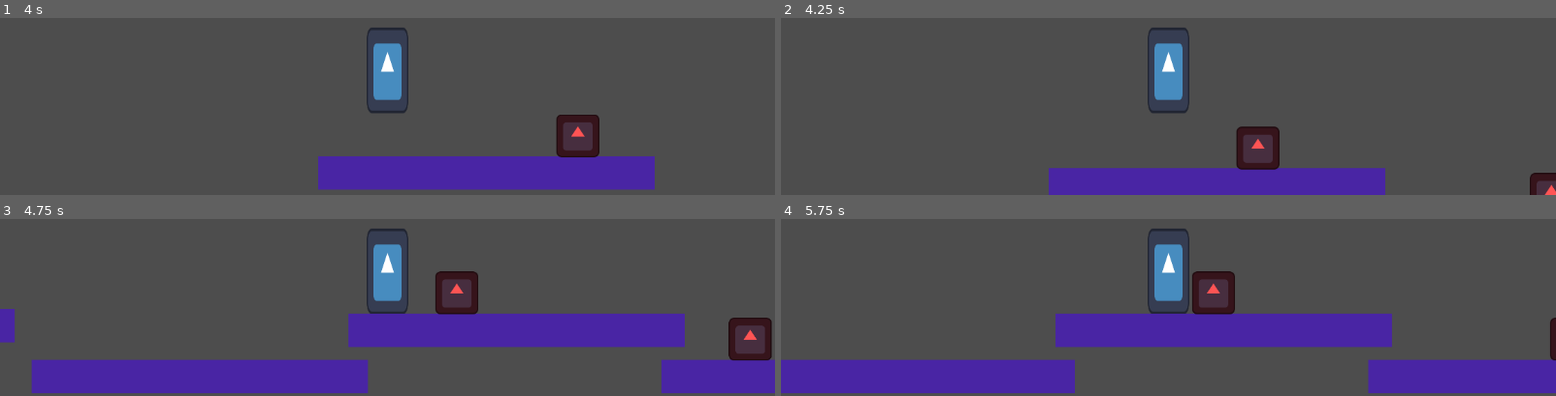
Above: before the commit, frames 1-4 (two rows, left to right).
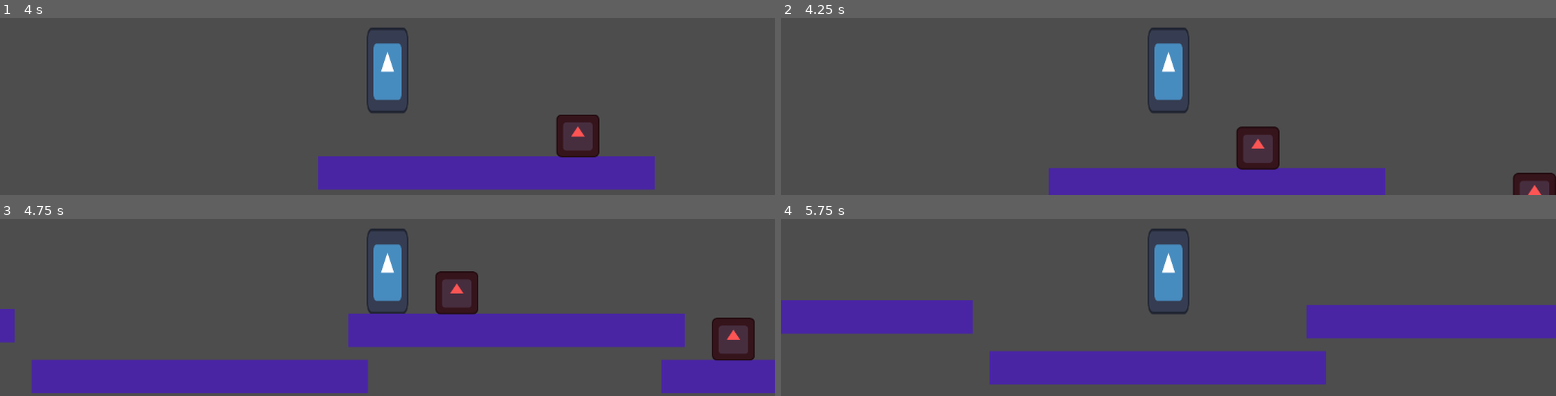
Above: after the commit, the same moments.

Repository: nayutalienx/project768
Game: Godot game, scene res://scenes/world.tscn
The game is run twice, just before and just after one commit, with the same random seed, the same clock (stepped at 60 frames per second) and the same inputs. The engine's default icon, where the game draws it, is replaced by a stand-in: a white triangle on a blue panel in a dark square.
Inputs:
- Up to frame 1 (4 s): tap Enter (ui_accept) at 0.5, 0.77, 1.52, 3.02, 3.77 s; hold Right (ui_right) 0.53-2.03 s; hold Left (ui_left) 2.03-2.78 s; hold Right (ui_right) from 2.78 s (still down)
- Up to frame 2 (4.25 s): keep holding Right (ui_right)
- Up to frame 3 (4.75 s): release Right (ui_right) at 4.28 s; hold Left (ui_left) from 4.28 s (still down); tap Enter (ui_accept) at 4.52 s
- Up to frame 4 (5.75 s): release Left (ui_left) at 5.03 s; hold Right (ui_right) from 5.03 s (still down)

Frame 1 is identical in both runs. In frame 2, 0.4% of the frame differs, in the area x 94-100%, y 87-100%; in frame 3, 1.4%; in frame 4, 35%, in the area x 0-100%, y 29-99%.

Commit message:
Added death from enemy

Diff:
--- a/project.godot
+++ b/project.godot
@@ -15,6 +15,11 @@
 config/features=PackedStringArray("4.3", "GL Compatibility")
 config/icon="res://icon.svg"
 
+[global_group]
+
+player=""
+enemy=""
+
 [rendering]
 
 renderer/rendering_method="gl_compatibility"
--- a/scenes/enemy_simple.tscn
+++ b/scenes/enemy_simple.tscn
@@ -8,7 +8,10 @@
 
 [sub_resource type="RectangleShape2D" id="RectangleShape2D_oxby5"]
 
-[node name="enemy_simple" type="CharacterBody2D"]
+[sub_resource type="RectangleShape2D" id="RectangleShape2D_qe8td"]
+size = Vector2(20, 21.2064)
+
+[node name="enemy_simple" type="CharacterBody2D" groups=["enemy"]]
 script = ExtResource("1_hd7p3")
 
 [node name="Sprite2D" type="Sprite2D" parent="."]
@@ -21,11 +24,11 @@
 position = Vector2(0, -32.5)
 shape = SubResource("RectangleShape2D_oa0gj")
 
-[node name="Area2D" type="Area2D" parent="."]
+[node name="EnemyHeadArea" type="Area2D" parent="."]
 position = Vector2(0, -67)
 scale = Vector2(1, 0.24)
 
-[node name="CollisionShape2D" type="CollisionShape2D" parent="Area2D"]
+[node name="CollisionShape2D" type="CollisionShape2D" parent="EnemyHeadArea"]
 scale = Vector2(3.04, 1)
 shape = SubResource("RectangleShape2D_oxby5")
 
@@ -36,3 +39,13 @@
 [node name="FallRaycast_2" type="RayCast2D" parent="."]
 position = Vector2(34, -9)
 target_position = Vector2(0, 20)
+
+[node name="EnemyAttackArea" type="Area2D" parent="."]
+position = Vector2(0, -32)
+scale = Vector2(3.38474, 2.94474)
+
+[node name="CollisionShape2D" type="CollisionShape2D" parent="EnemyAttackArea"]
+position = Vector2(0, 0.603215)
+shape = SubResource("RectangleShape2D_qe8td")
+
+[connection signal="body_entered" from="EnemyAttackArea" to="." method="_on_enemy_attack_area_body_entered"]
--- a/scenes/player.tscn
+++ b/scenes/player.tscn
@@ -5,7 +5,7 @@
 
 [sub_resource type="RectangleShape2D" id="RectangleShape2D_d23jt"]
 
-[node name="Player" type="CharacterBody2D"]
+[node name="Player" type="CharacterBody2D" groups=["player"]]
 script = ExtResource("1_3vljo")
 
 [node name="Sprite2D" type="Sprite2D" parent="."]
--- a/scenes/world.tscn
+++ b/scenes/world.tscn
@@ -25,4 +25,4 @@
 position = Vector2(1159, 506)
 
 [node name="enemy_simple2" parent="." instance=ExtResource("3_kssy4")]
-position = Vector2(1571, 587)
+position = Vector2(1597, 577)
--- a/scripts/enemy_simple.gd
+++ b/scripts/enemy_simple.gd
@@ -9,8 +9,10 @@
 @onready var fall_raycast_1 = $FallRaycast_1
 @onready var fall_raycast_2 = $FallRaycast_2
 
+signal enemy_hit
 
 func _physics_process(delta: float) -> void:
+
 	if not is_on_floor():
 		velocity += get_gravity() * delta
 
@@ -21,3 +23,8 @@
 	velocity.x = enemy_direction * SPEED
 
 	move_and_slide()
+
+
+func _on_enemy_attack_area_body_entered(body: Node2D) -> void:
+	if body.is_in_group("player"):
+		enemy_hit.emit()
--- a/scripts/player.gd
+++ b/scripts/player.gd
@@ -4,6 +4,19 @@
 @export var SPEED = 300.0
 @export var JUMP_VELOCITY = -400.0
 
+var killed: bool = false
+
+func _ready():
+	var enemies = get_tree().get_nodes_in_group("enemy")
+	for enemy in enemies:
+		enemy.connect("enemy_hit", _on_enemy_hit)
+
+func _on_enemy_hit():
+	killed = true
+
+func _process(_delta: float):
+	if killed:
+		get_tree().reload_current_scene()
 
 func _physics_process(delta: float) -> void:
 	# Add the gravity.
Not shown: 1 places in scenes/enemy_simple.tscn that only renumber resources
